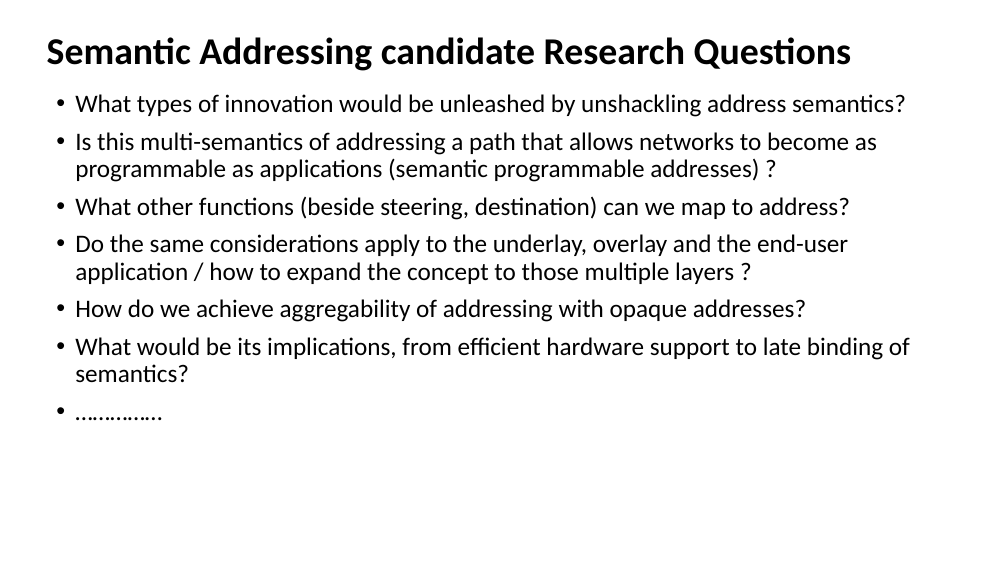
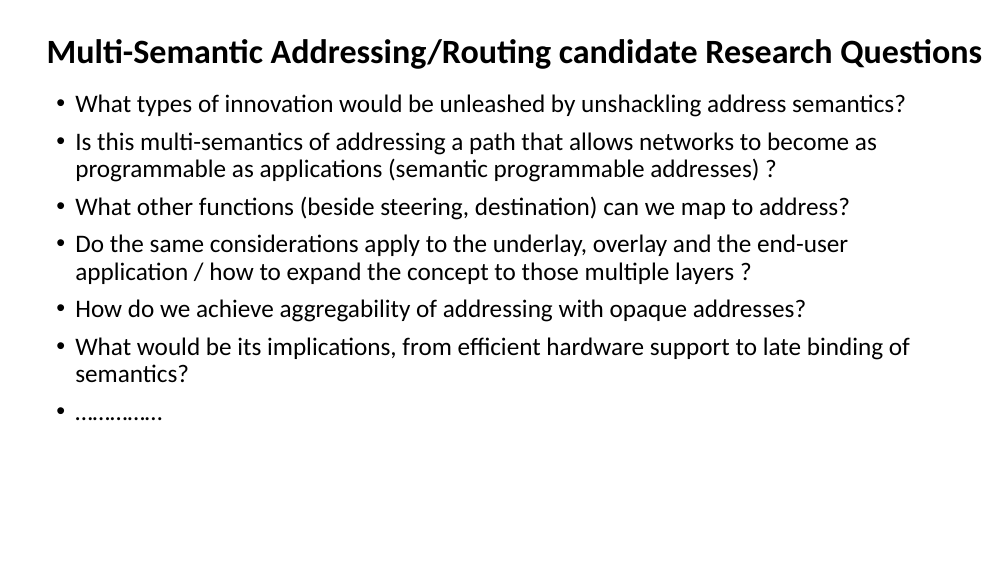
Before and after one commit to network2030/fipe, a slide deck: slide 10 of Open_Discussion.V9.pptx. Drawn at 1008x567 pixels with LibreOffice and Linux fonts; fonts in the diff are those of the drawing. Boxes give left, top, right and bottom in pixels: in the first picture for what was removed or moved away, otherwise in the second. Text is boxed around its words. In the diff, an @@ line names an element or a change of style, - is before the commit and + after.

```diff
--- a/Open_Discussion.V9.pptx
+++ b/Open_Discussion.V9.pptx
@@ title at bbox=[47, 39, 982, 69]: text changed; size 36 to 32.4 pt @@
-Semantic Addressing candidate Research Questions
+Multi-Semantic Addressing/Routing candidate Research Questions
```
Also in this commit, not shown: 1 slide added.
